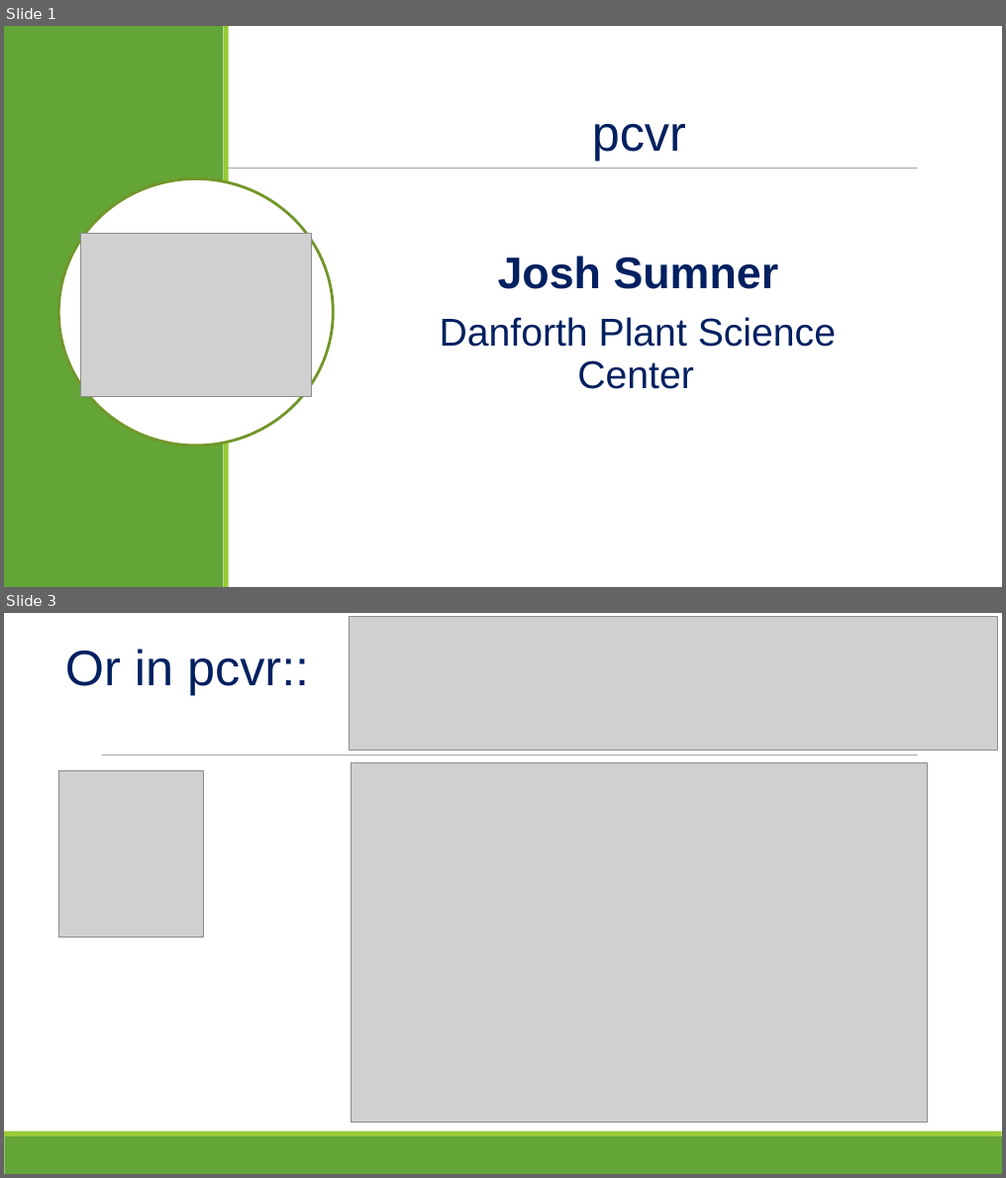
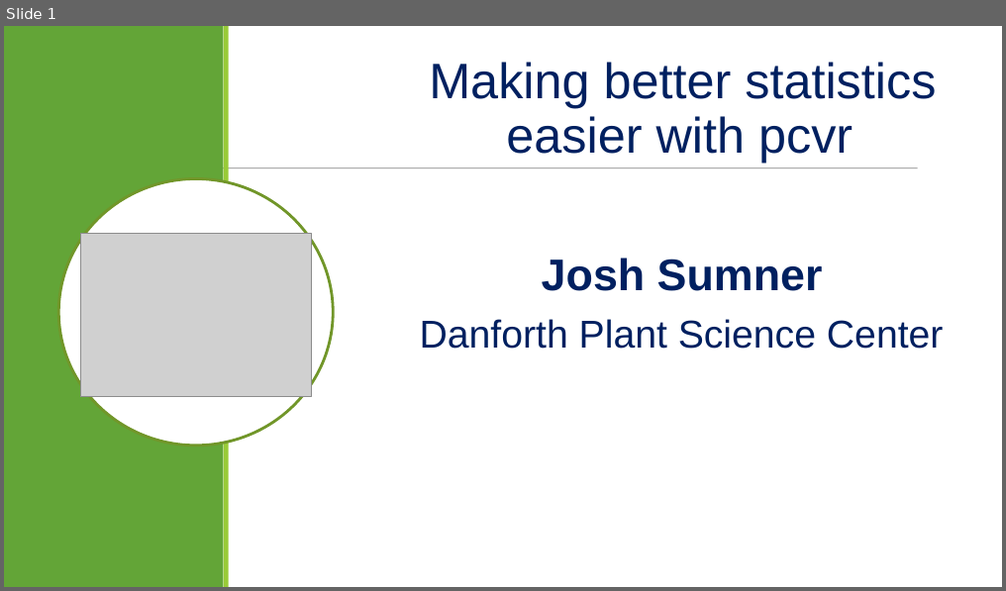
Before and after one commit to danforthcenter/pcvr, a slide deck: papers/nappn_2024/2024-NAPPN-jsumner-lightning.pptx. Shown one above the other, each under a label of ours: slides 1 and 3 before the commit, slide 1 after it; the slides between them are not shown. The pictures are 1006x1178 and 1006x591 pixels, drawn with LibreOffice and Linux fonts; fonts in the diff are those of the drawing; grey boxes stand for pictures. Boxes give left, top, right and bottom in pixels: in the first picture for what was removed or moved away, otherwise in the second. Text is boxed around its words. In the diff, an @@ line names an element or a change of style, - is before the commit and + after.

```diff
--- a/papers/nappn_2024/2024-NAPPN-jsumner-lightning.pptx
+++ b/papers/nappn_2024/2024-NAPPN-jsumner-lightning.pptx
@@ slide 3 removed at bbox=[4, 613, 1002, 1174], background #FFFFFF; not listed: 1 template element that a slide beside it also shows @@
@@ picture removed at bbox=[350, 617, 998, 751] @@
@@ text removed at bbox=[65, 649, 309, 695] @@
-  Or in pcvr::
@@ picture removed at bbox=[58, 770, 204, 938] @@
@@ picture removed at bbox=[351, 762, 927, 1123] @@
@@ rectangle removed at bbox=[4, 1137, 1002, 1173] @@
@@ rectangle removed at bbox=[4, 1132, 1002, 1137] @@
@@ slide 1 changed as well @@
@@ text "Making better statistics easier with ...": place and size @@
-text "Making better statistics easier with ..." at bbox=[440, 124, 836, 389]
+text "Making better statistics easier with ..." at bbox=[420, 62, 944, 349]
@@ text at bbox=[429, 62, 936, 163]: text changed @@
-  pcvr
+  Making better statistics easier with pcvr
```
Also in this commit, not shown: 2 slides added, 1 other slide removed, 2 other files.
